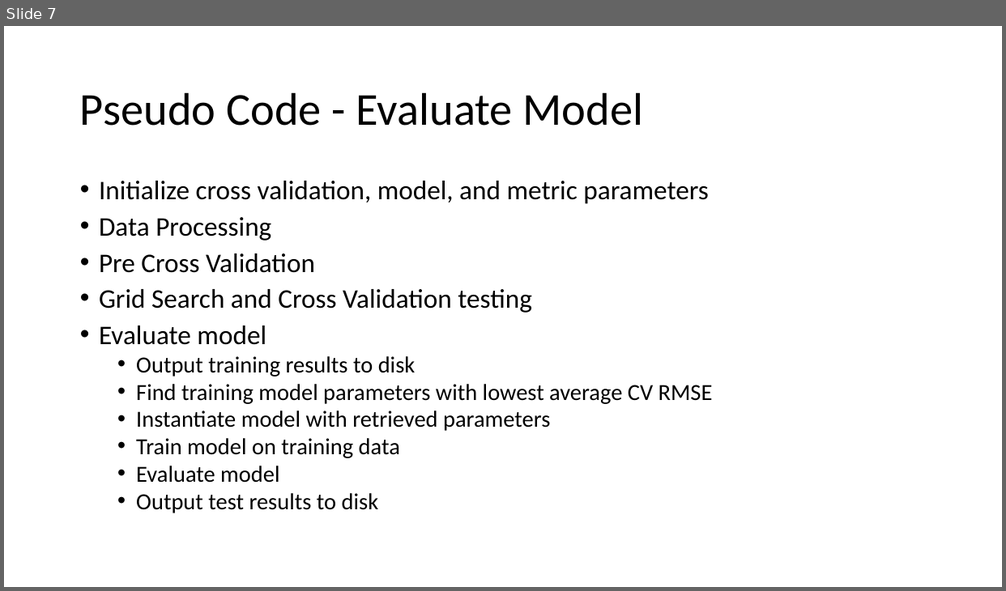
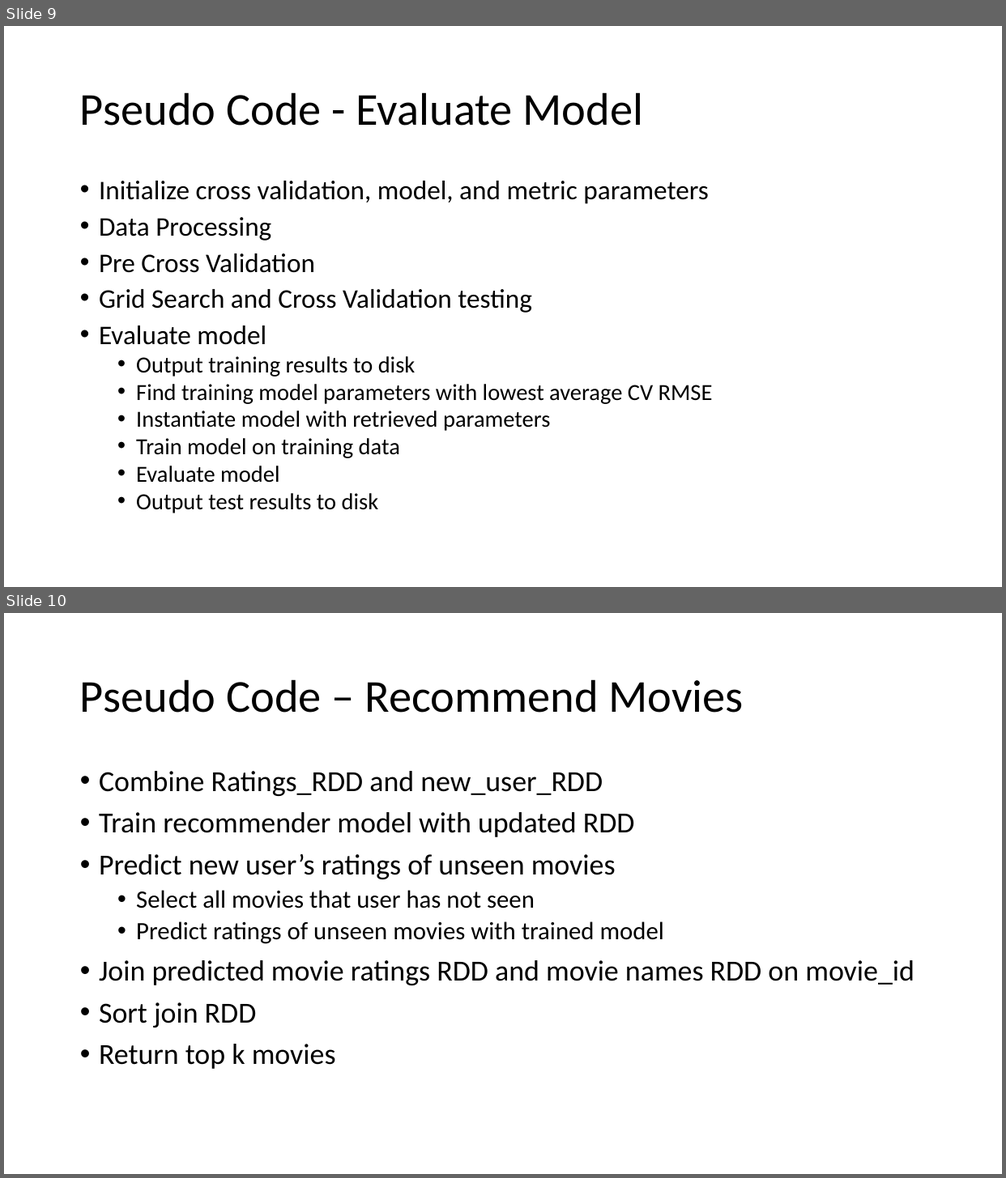
Before and after one commit to Boukos/cs657_mining_massive_datasets, a slide deck: movie_recommender_system/report/CS657 - Homework 4 Report.pptx. Shown one above the other, each under a label of ours: slide 7 before the commit, slides 9 and 10 after it. The pictures are 1006x591 and 1006x1178 pixels, drawn with LibreOffice and Linux fonts; fonts in the diff are those of the drawing. Boxes give left, top, right and bottom in pixels: in the first picture for what was removed or moved away, otherwise in the second. Text is boxed around its words. In the diff, an @@ line names an element or a change of style, - is before the commit and + after.

```diff
--- a/movie_recommender_system/report/CS657 - Homework 4 Report.pptx
+++ b/movie_recommender_system/report/CS657 - Homework 4 Report.pptx
@@ slide 10 added at (4, 613, 1002, 1174), background #000000 @@
@@ title added at (80, 679, 744, 713), 44 pt, text #FFFF00 @@
+Pseudo Code – Recommend Movies
@@ text added at (99, 771, 914, 1069), 28 pt, text #FFFF00 @@
+• Combine Ratings_RDD and new_user_RDD
+• Train recommender model with updated RDD
+• Predict new user’s ratings of unseen movies
+  • Select all movies that user has not seen
+  • Predict ratings of unseen movies with trained model
+• Join predicted movie ratings RDD and movie names RDD on movie_id
+• Sort join RDD
+• Return top k movies
@@ what was slide 7 is now slide 9 @@
```
Also in this commit, not shown: 9 other slides changed, 2 slides removed, 10 other files.
